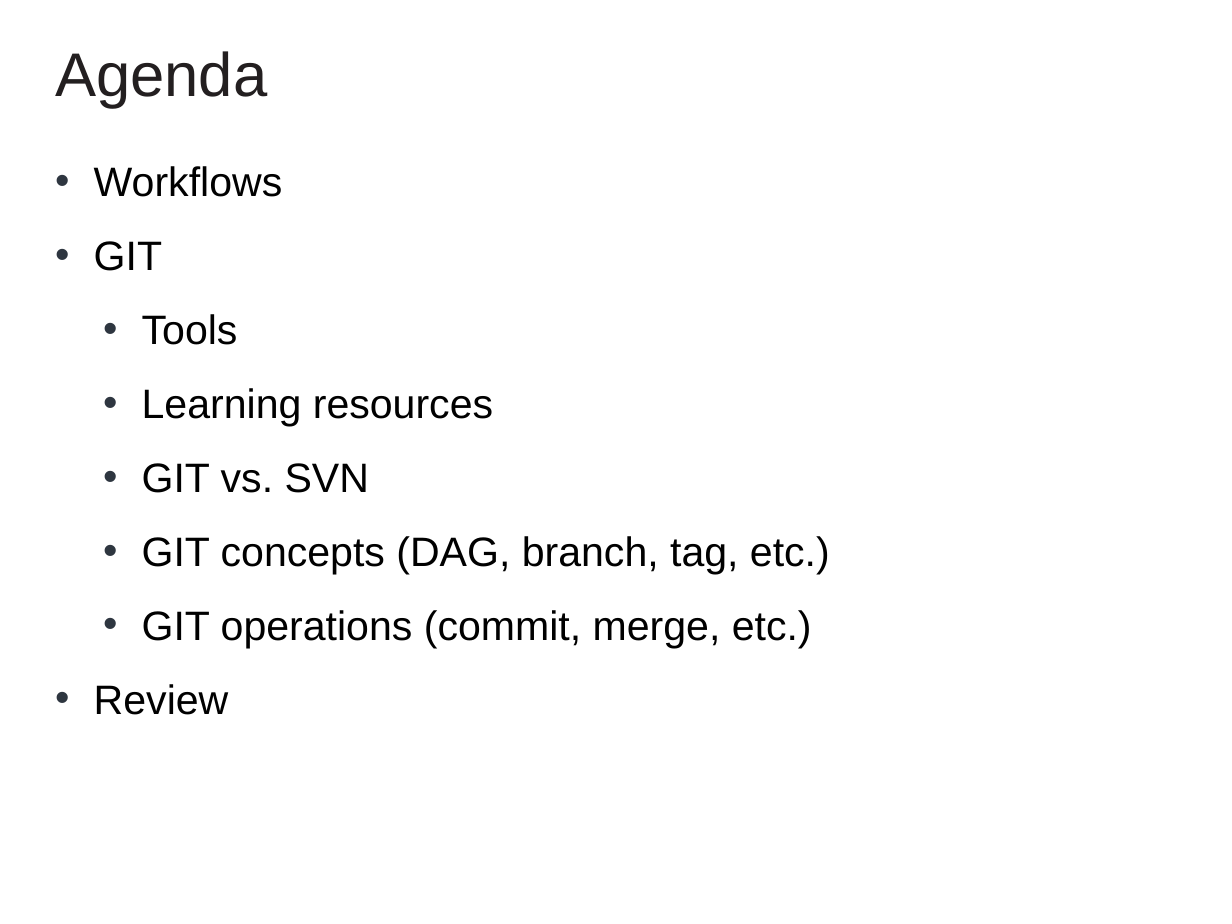
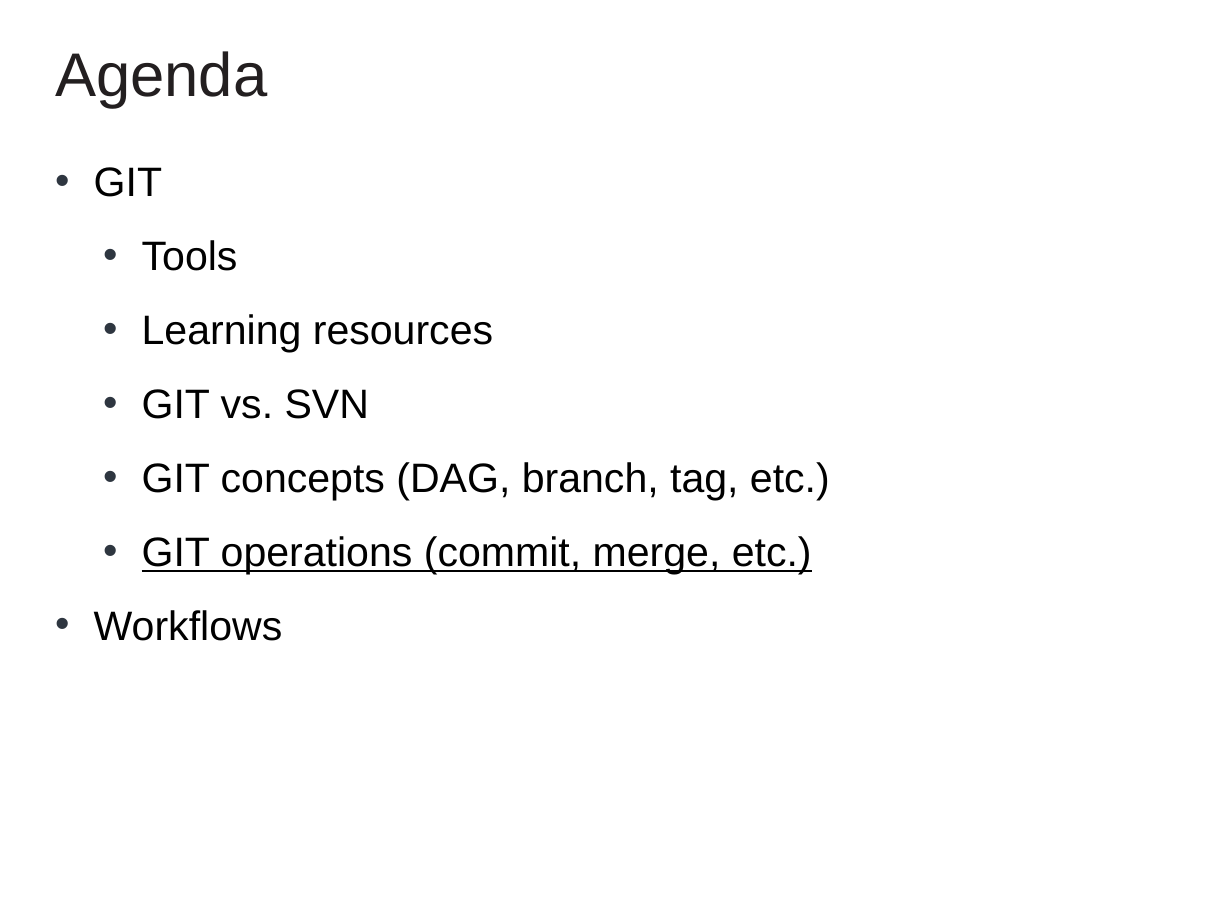
Before and after one commit to cvmocanu/git-presentation, a slide deck: slide 2 of GIT Presentation.pptx. Drawn at 1232x924 pixels with LibreOffice and Linux fonts; fonts in the diff are those of the drawing; background and template pictures are left out. Boxes give left, top, right and bottom in pixels: in the first picture for what was removed or moved away, otherwise in the second. Text is boxed around its words. In the diff, an @@ line names an element or a change of style, - is before the commit and + after.

Commit message:
move workflows after GIT

```diff
--- a/GIT Presentation.pptx
+++ b/GIT Presentation.pptx
@@ text at (x1=94, y1=166, x2=283, y2=197): paragraph removed @@
-• Workflows
@@ text at (x1=142, y1=536, x2=812, y2=574): underline on in "GIT operations (commit, merge, etc.)" @@
@@ text at (x1=94, y1=610, x2=283, y2=641): text changed @@
-• Review
+• Workflows
```
